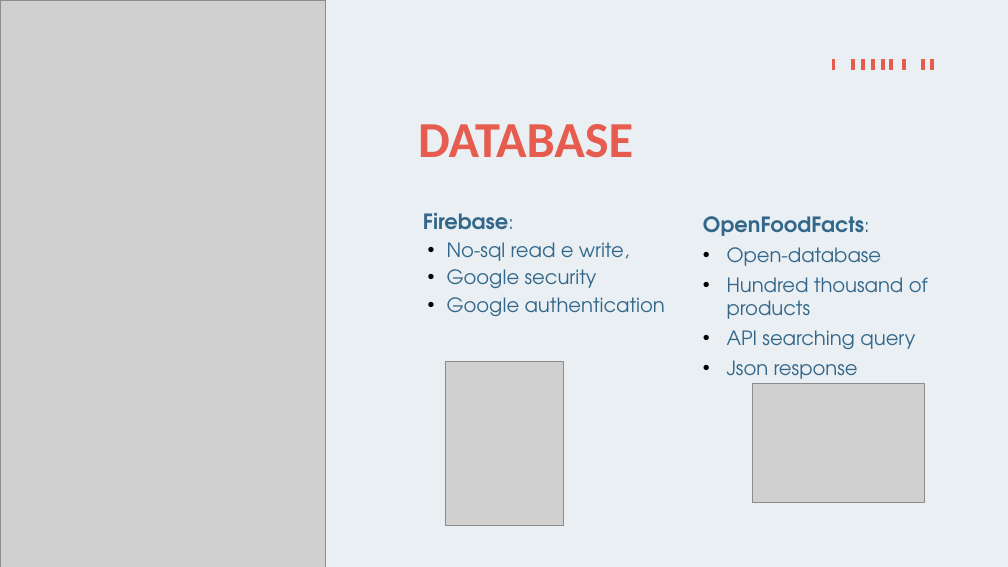
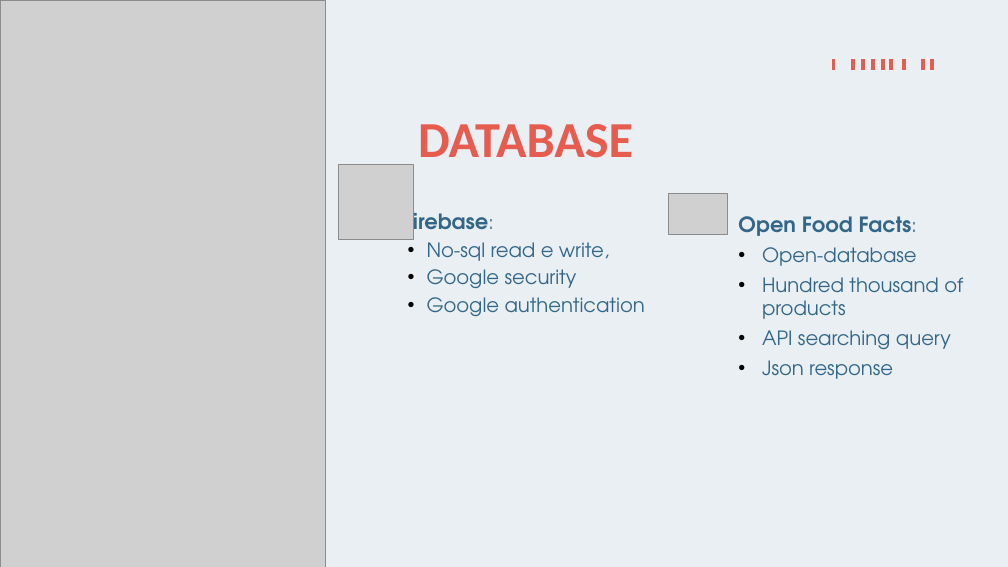
Before and after one commit to Ciuse/Bealthy_app, a slide deck: slide 7 of Presentazione/Presentazione Bealthy.pptx. Drawn at 1008x567 pixels with LibreOffice and Linux fonts; fonts in the diff are those of the drawing; grey boxes stand for pictures. Boxes give left, top, right and bottom in pixels: in the first picture for what was removed or moved away, otherwise in the second. Text is boxed around its words. In the diff, an @@ line names an element or a change of style, - is before the commit and + after.

```diff
--- a/Presentazione/Presentazione Bealthy.pptx
+++ b/Presentazione/Presentazione Bealthy.pptx
@@ picture added at <box>338,164,414,240</box> @@
@@ text "Firebase:" rewrapped from <box>423,213,665,316</box> to <box>403,206,645,316</box> @@
@@ picture added at <box>668,194,727,234</box> @@
@@ text "Open Food Facts:": place and size @@
-text "Open Food Facts:" at <box>703,216,928,385</box>
+text "Open Food Facts:" at <box>738,216,963,379</box>
@@ text at <box>738,216,912,236</box>: spaces changed @@
-OpenFoodFacts:
+Open Food Facts:
@@ picture removed at <box>445,361,563,526</box> @@
@@ picture removed at <box>752,383,924,502</box> @@
```
Also in this commit, not shown: 7 other slides changed, 1 slide added, 5 slides removed, 7 other files.
